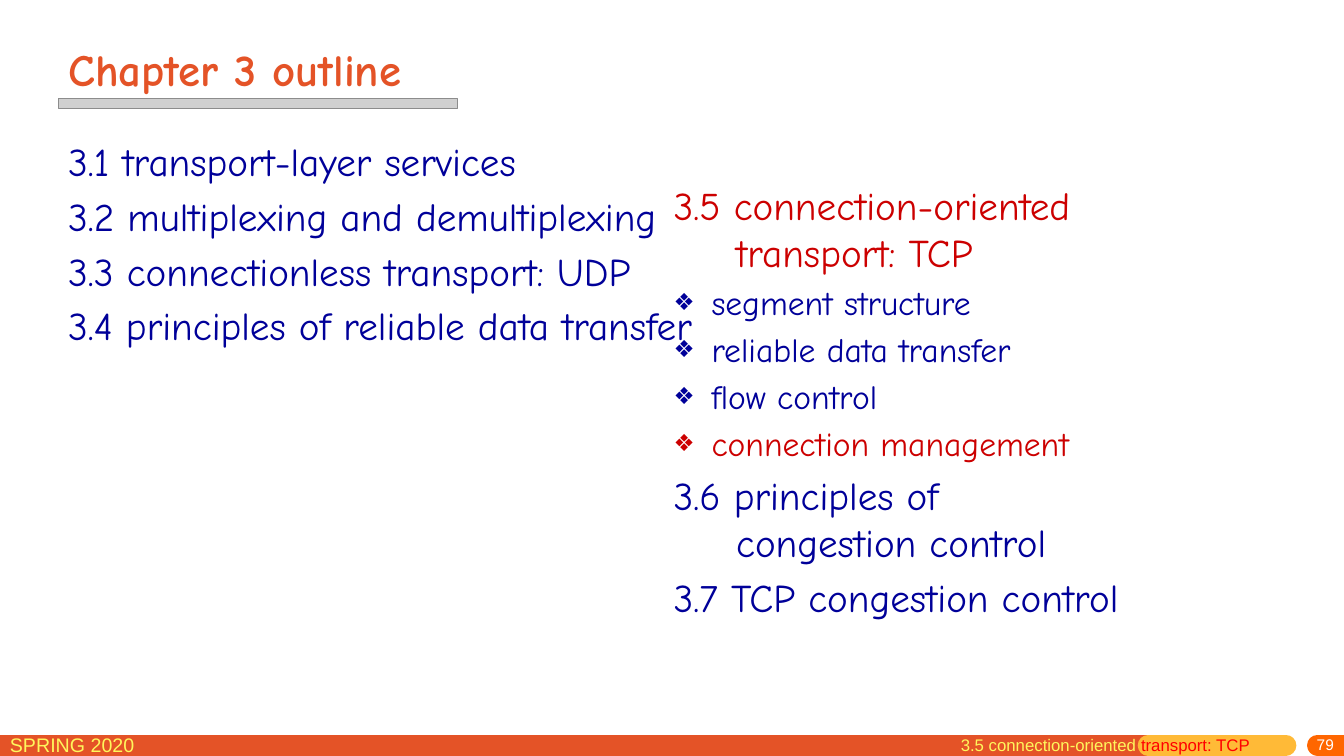
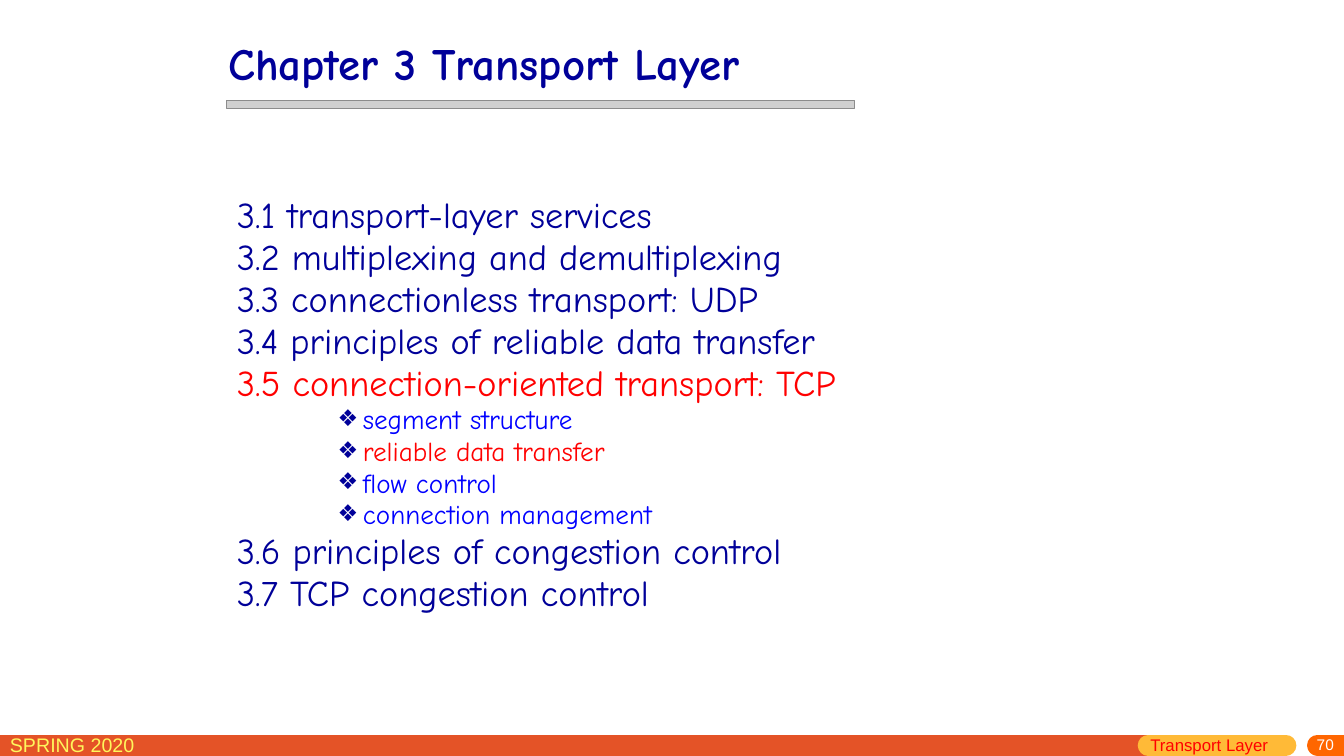
Before and after one commit to network-distributed/presentations, a slide deck: slide 70 of chapter3.pptx (slide 79 before the commit). Drawn at 1344x756 pixels with LibreOffice and Linux fonts; fonts in the diff are those of the drawing; grey boxes stand for pictures. Boxes give left, top, right and bottom in pixels: in the first picture for what was removed or moved away, otherwise in the second. Text is boxed around its words. In the diff, an @@ line names an element or a change of style, - is before the commit and + after.

```diff
--- a/chapter3.pptx
+++ b/chapter3.pptx
@@ title removed at box(68, 55, 401, 100) @@
-Chapter 3 outline
@@ text added at box(228, 49, 740, 89), 32 pt, text #000099, bold @@
+Chapter 3 Transport Layer
@@ picture: place and size @@
-picture at box(58, 99, 458, 108)
+picture at box(227, 100, 855, 108)
@@ text removed at box(68, 149, 692, 354) @@
-3.1 transport-layer services
-3.2 multiplexing and demultiplexing
-3.3 connectionless transport: UDP
-3.4 principles of reliable data transfer
@@ text "3.1 transport-layer services": place and size @@
-text "3.1 transport-layer services" at box(674, 193, 1119, 620)
+text "3.1 transport-layer services" at box(237, 203, 835, 613)
@@ text at box(237, 203, 815, 361): paragraphs added @@
+3.1 transport-layer services
+3.2 multiplexing and demultiplexing
+3.3 connectionless transport: UDP
+3.4 principles of reliable data transfer
@@ text at box(237, 371, 835, 613): size 28 to 25.9 pt in "3.5 connection-oriented transport: TCP", "3.6 principles of congestion control", "3.7 TCP congestion control"; text colour #CC0000 to #FF0000 in "3.5 connection-oriented transport: TCP"; size 24 to 19.4 pt in "segment structure", "reliable data transfer", "flow control", "connection management"; text colour #000099 to #0000FF in "segment structure", "flow control"; text colour #000099 to #FF0000 in "reliable data transfer"; text colour #CC0000 to #0000FF in "connection management"; indent changed; line spacing 1 to 0.8; list level 2 to 3 in "segment structure"; list level 2 to 3 in "reliable data transfer"; list level 2 to 3 in "flow control"; list level 2 to 3 in "connection management" @@
@@ text removed at box(961, 739, 1250, 756) @@
-3.5 connection-oriented transport: TCP
@@ text added at box(1150, 739, 1268, 755), 12 pt, text #FF0000 @@
+Transport Layer
@@ page number at box(1317, 739, 1334, 750): text changed @@
-79
+70
```
Also in this commit, not shown: 41 other slides changed, 3 slides added, 5 other files.
